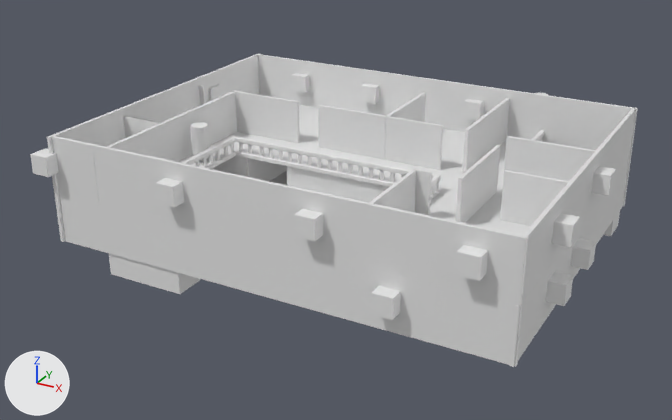
Two versions of the Blender file Assets/Models/HouseBASE.blend, one commit apart.
Before and after are seen from a camera (50 mm lens) standing at (22.5, -44.0, 22.3) and looking at (-1.6, -0.2, 0.4). Arrows for +X, +Y and +Z are at lower left; the lights stay in place.

Objects in the first picture: 'Floor.004', 'OuterWall.001', 'OuterWall.003', 'OuterWall.008', 'OuterWall.009', 'OuterWall.010', 'OuterWall.011', 'Wall.037', 'Wall.038', 'Wall.042', 'Wall.044', 'Window.018'.
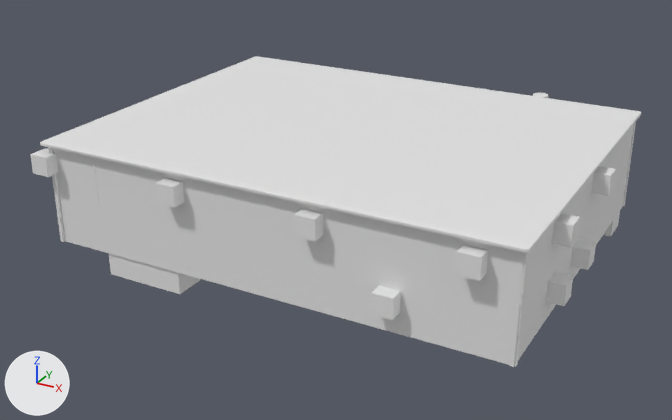
Location of each change, [x1, y1, x2, y2] in pixels of the pictures (672 x 420 px):
'Roof', shown
    after: [40, 56, 641, 253]
'OuterWall.011', mesh rescaled
    before: [257, 54, 638, 161]
    after: [629, 122, 636, 161]
'OuterWall.009', mesh rescaled
    before: [47, 53, 259, 194]
    after: [48, 147, 59, 194]
'Wall.038', unchanged, covered by the edit
    before: [90, 92, 237, 203]
    after: [91, 157, 99, 203]
'Wall.044', unchanged, covered by the edit
    before: [318, 105, 386, 160]
'Wall.042', unchanged, covered by the edit
    before: [504, 136, 596, 181]
'Wall.037', unchanged, covered by the edit
    before: [232, 91, 300, 143]

The change in detail:
me_cube_065 is used by ob_roof; location (0.0, 0.0, 5.46); scale (1.25, 1.0, 0.01).
me_cube_065 had 8 vertices, 6 faces and spanned x -10.8..10.0, y -10.0..10.0, z -10.0..10.0.
me_cube_065 now has 132 vertices, 130 faces and spans x -10.8..10.0, y -10.0..10.0, z -10.0..10.0.
me_cube_065 part 1: 124 vertices added at x -10.8..10.0, y -10.0..10.0, z -10.0..10.0.
me_cube_075 has 8 vertices, 6 faces and spans x -0.76..0.76, y -1.0..1.0, z -1.0..1.0.
me_cube_075 is used by ob_outerwall_009; location (-13.54, 0.0, 4.34); rotation (0.0, 0.0, 1.571), in degrees (0, 0, 90); scale (13.6, 0.1, -1.61).
me_cube_075 part 2: the whole mesh is scaled about its middle by (1, 1, 0.873), then moved by (0.0, 0.0, 0.13).
me_cube_077 has 8 vertices, 6 faces and spans x -1.0..0.94, y -1.0..1.0, z -1.0..1.0.
me_cube_077 is used by ob_outerwall_011; location (0.0, 10.0, 4.34); scale (13.6, 0.1, -1.61).
me_cube_077 part 3: the whole mesh is scaled about its middle by (1, 1, 0.873), then moved by (0.0, 0.0, 0.13).
Mesh me_icosphere is new.
It is an icosphere of 80 faces spanning x -0.95..0.95, y -1.0..1.0, z -1.0..1.0.
Object 'Floor.004' (ob_floor_004) gains a SUBSURF modifier named 'Subdivision'.
Modifier setting: levels = 2.
Object 'Floor.004' (ob_floor_004) gains a BOOLEAN modifier named 'Boolean'.
Modifier setting: object = ob_hole.
Object 'Roof' (ob_roof) is now shown.
Object 'Roof' (ob_roof) moves from (0.0, 0.0, 5.46) to (0.0, 0.01, 5.58).
Object 'Roof' (ob_roof) is rescaled from (1.25, 1.0, 0.01) to (1.3, 1.05, 0.01).
Object 'Hole' (ob_hole) is new; it shows me_icosphere.
Its location is (-12.17, -6.89, 2.794).
Its scale is (1.0, 1.0, 0.393).
It is now shown.
